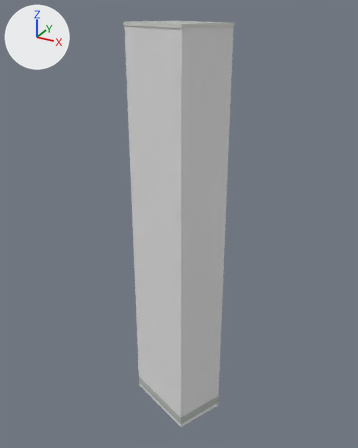
The glTF model public/models/buildings/osm-way-379383188.glb, before and after one commit.
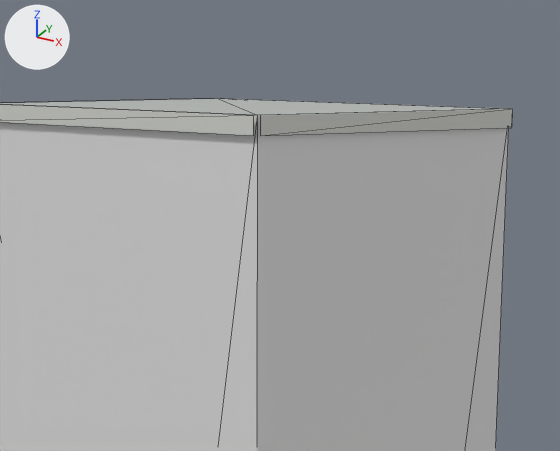
There are two pictures of each version: one whole from a 50 mm lens placed at (8.23, -14.83, 15.46), pointed at (-0.05, 0.23, 7.93), one close up on the part from 36% to 68% of the width and 0% to 21% of the height. Lighting does not change. The marker at upper left points along +X, +Y and +Z. The first two pictures are the older version. The close-ups show mesh edges as thin lines. Where no turn or scale is listed for an object, it has been applied to the vertices. Vertices at exactly the same position are counted once.

The older version as bpy lines, for what is in view:
```python
ob_reality_379383188_near_reality_aged_pale_plaster = bpy.data.objects.new('reality 379383188 near reality aged pale plaster', me_reality_379383188_near_reality_aged_pale_plaster)
ob_reality_379383188_near_reality_aged_pale_plaster.location = (0.0, 0.0, 0.0)
ob_reality_379383188_near_reality_flat_weathered_roof = bpy.data.objects.new('reality 379383188 near reality flat weathered roof', me_reality_379383188_near_reality_flat_weathered_roof)
ob_reality_379383188_near_reality_flat_weathered_roof.location = (0.0, 0.0, 0.0)
ob_reality_379383188_near_reality_pale_aluminum_sill = bpy.data.objects.new('reality 379383188 near reality pale aluminum sill', me_reality_379383188_near_reality_pale_aluminum_sill)
ob_reality_379383188_near_reality_pale_aluminum_sill.location = (0.0, 0.0, 0.0)
# me_reality_379383188_near_reality_pale_aluminum_sill
# before: 2 (-0.99, 1.57, 15.0) at pixel (220, 98), 3 (1.83, 0.33, 15.0) at pixel (512, 108), 6 (-1.83, -0.29, 15.0), 7 (-1.03, 1.55, 15.0) at pixel (214, 98), 10 (0.99, -1.57, 15.0) at pixel (253, 115)
# before: 11 (-1.82, -0.33, 15.0), 14 (1.84, 0.29, 15.0) at pixel (512, 108), 15 (1.03, -1.55, 15.0) at pixel (260, 115)
```
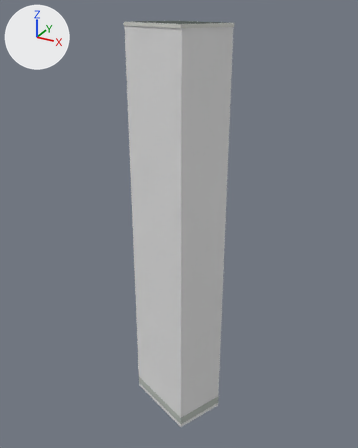
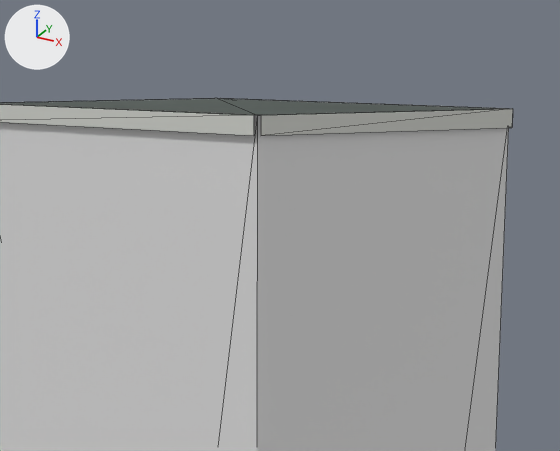
What changed in the scene script:
```text
Add img_roof_color:
    img_roof_color = load_image('roof-color', 'textures/1de3d7bb6546b7423004abcc0fb627c4d0c6ad03316b21d76a93f9bf4f470ca6.png', 256, 256, 'sRGB')
Change mat_reality_flat_weathered_roof:
    remove mat_reality_flat_weathered_roof.base_color = (0.451, 0.475, 0.455)  # grey #b3b7b4
    add mat_reality_flat_weathered_roof.texture = img_roof_color
Change me_reality_379383188_near_reality_pale_aluminum_sill:
    used by ob_reality_379383188_near_reality_pale_aluminum_sill; location = (0.0, 0.0, 0.0)
    verts and faces of me_reality_379383188_near_reality_pale_aluminum_sill; kept vertices keep their numbers, new ones are numbered from 16
    remove me_reality_379383188_near_reality_pale_aluminum_sill.from_pydata(...)  # 16 vertices, 8 faces; spans x -1.83..1.84, y -1.57..1.57, z 14.89..15.0
    add me_reality_379383188_near_reality_pale_aluminum_sill.from_pydata(...)  # 20 vertices, 16 faces; spans x -1.83..1.84, y -1.57..1.57, z 14.89..15.0
    me_reality_379383188_near_reality_pale_aluminum_sill part 1
    add verts[16] = (1.82, 0.3, 15.0)  # pixel (509, 108)
    add verts[17] = (-1.0, 1.54, 15.0)  # pixel (217, 98)
    add verts[18] = (-1.8, -0.3, 15.0)
    add verts[19] = (1.0, -1.54, 15.0)  # pixel (257, 115)
    add faces += [(2, 17, 16), (2, 16, 3), (6, 18, 17), (6, 17, 7), (10, 19, 18), (10, 18, 11)]
    add faces += [(14, 16, 19), (14, 19, 15)]
```

Boxes [x1, y1, x2, y2] around the edits, measured in the close-ups (560 x 451 px):
'reality 379383188 near reality flat weathered roof', surface changed (darker)
    both: [0, 99, 499, 115]
part 1 of me_reality_379383188_near_reality_pale_aluminum_sill, added
    after: [2, 98, 505, 115]
